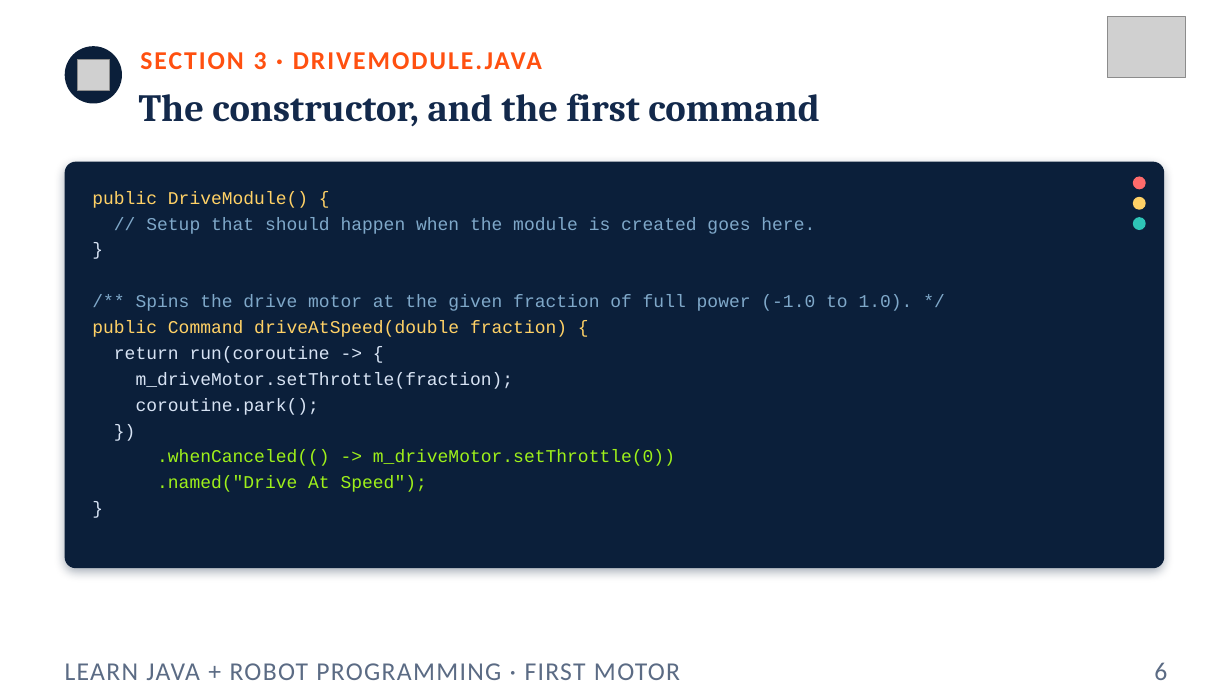
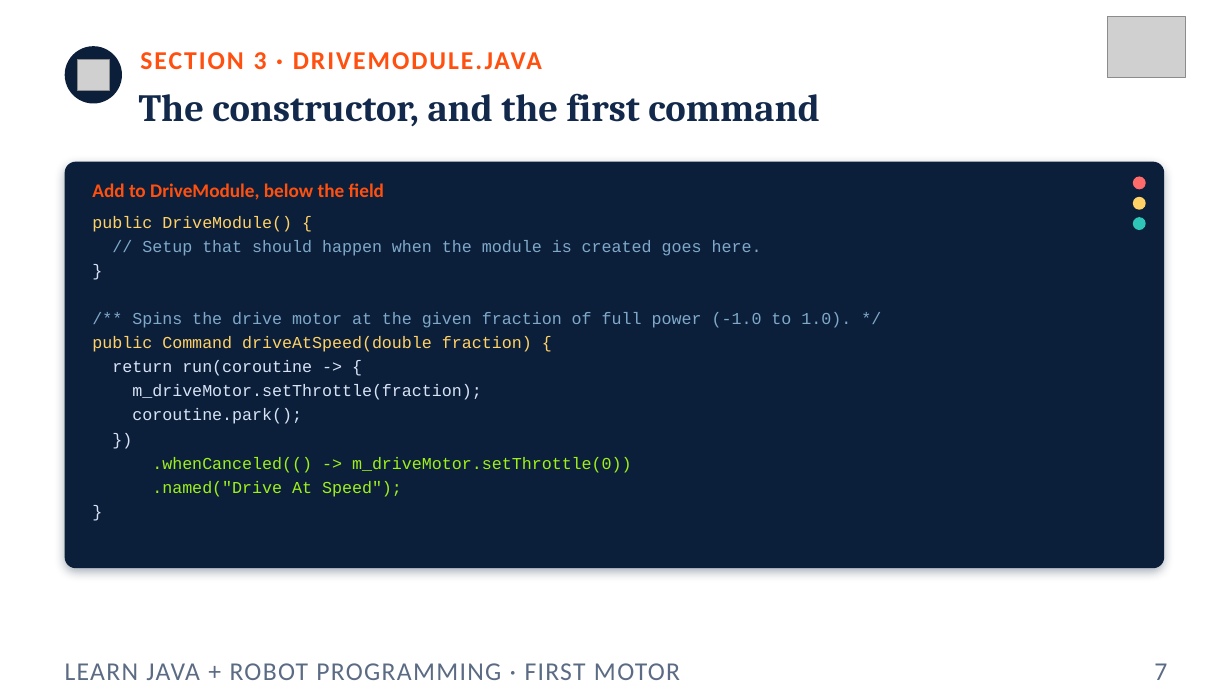
Before and after one commit to FRC5010/BasicRobotLessons, a slide deck: slide 7 of docs/presentations/v3/01-first-motor.pptx (slide 6 before the commit). Drawn at 1232x693 pixels with LibreOffice and Linux fonts; fonts in the diff are those of the drawing; grey boxes stand for pictures. Boxes give left, top, right and bottom in pixels: in the first picture for what was removed or moved away, otherwise in the second. Text is boxed around its words. In the diff, an @@ line names an element or a change of style, - is before the commit and + after.

```diff
--- a/docs/presentations/v3/01-first-motor.pptx
+++ b/docs/presentations/v3/01-first-motor.pptx
@@ text "public DriveModule() {": place and size @@
-text "public DriveModule() {" at <box>92,191,913,492</box>
+text "public DriveModule() {" at <box>92,216,851,497</box>
@@ text "public DriveModule() {" at <box>92,216,851,497</box>: size 14 to 13 pt @@
@@ text added at <box>92,183,384,200</box>, 15 pt, text #FF5010, bold @@
+Add to DriveModule, below the field
@@ text at <box>1154,663,1167,680</box>: text changed @@
-6
+7
```
Also in this commit, not shown: 10 other slides changed, 1 slide added, 17 other files.
